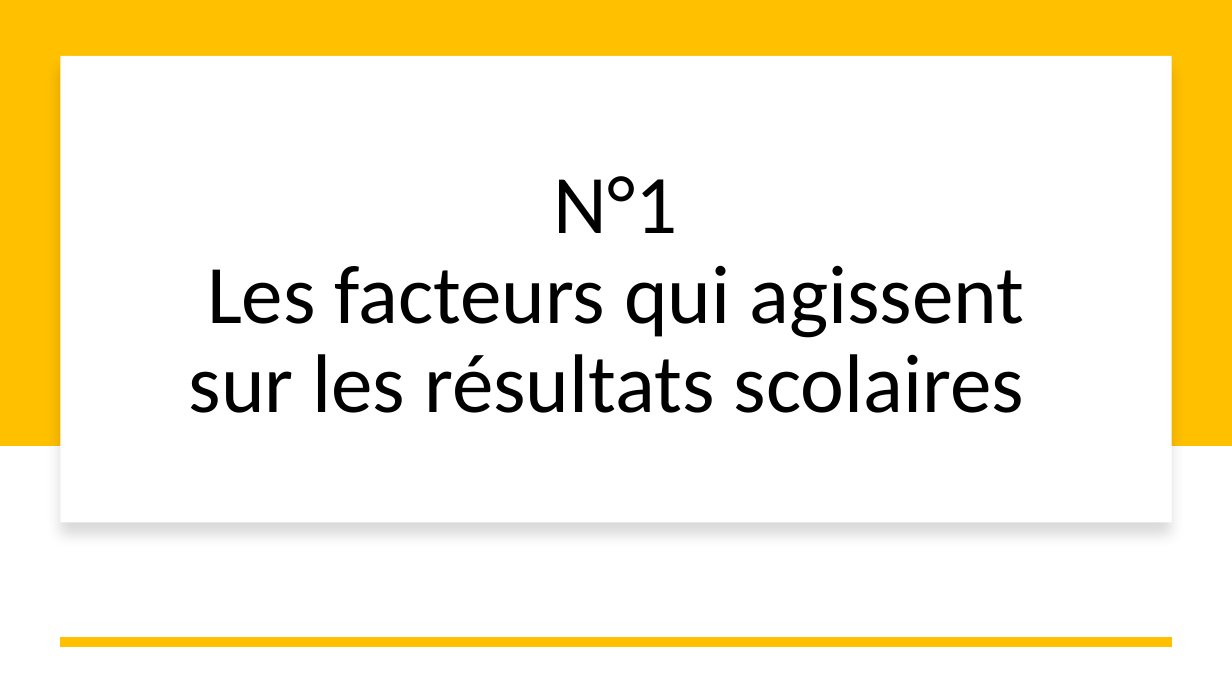
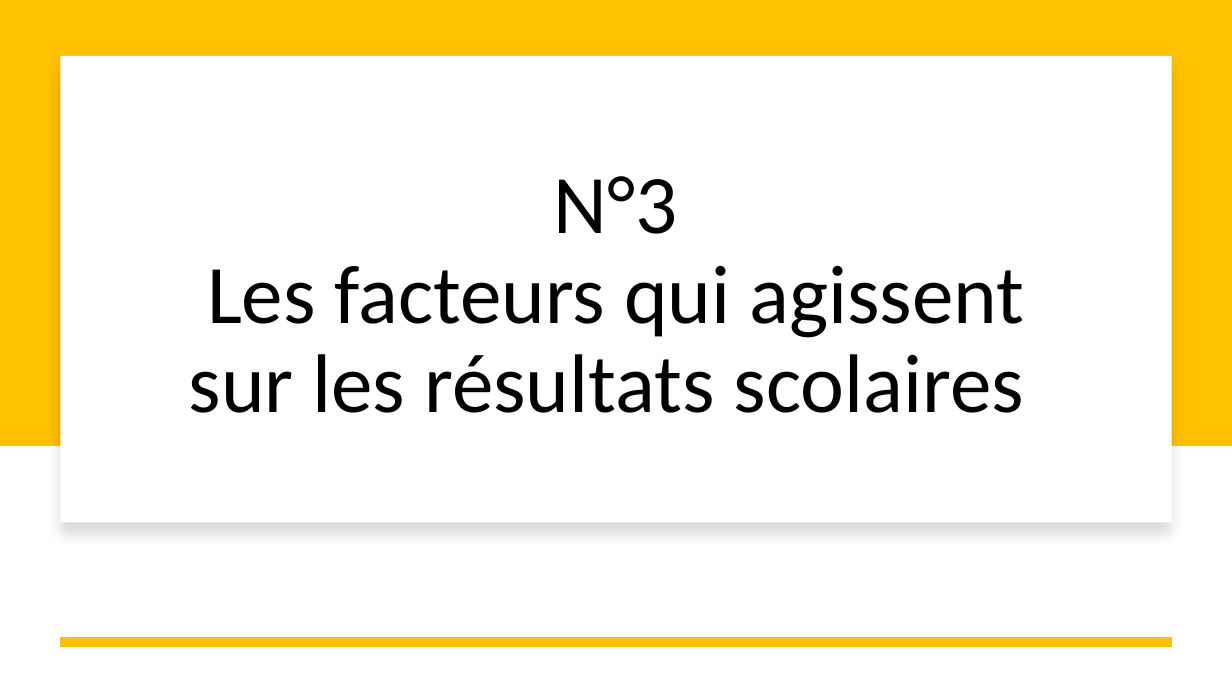
Before and after one commit to QvHub/student_alcohol_consumption, a slide deck: slide 24 of maya_khaled_quentin_alcool_et_jeunes.pptx. Drawn at 1232x693 pixels with LibreOffice and Linux fonts; fonts in the diff are those of the drawing. Boxes give left, top, right and bottom in pixels: in the first picture for what was removed or moved away, otherwise in the second. Text is boxed around its words. In the diff, an @@ line names an element or a change of style, - is before the commit and + after.

```diff
--- a/maya_khaled_quentin_alcool_et_jeunes.pptx
+++ b/maya_khaled_quentin_alcool_et_jeunes.pptx
@@ title at (189,176,1024,413): text changed @@
-N°1
-Les facteurs qui agissent sur les résultats scolaires
+N°3
+Les facteurs qui agissent sur les résultats scolaires
```
